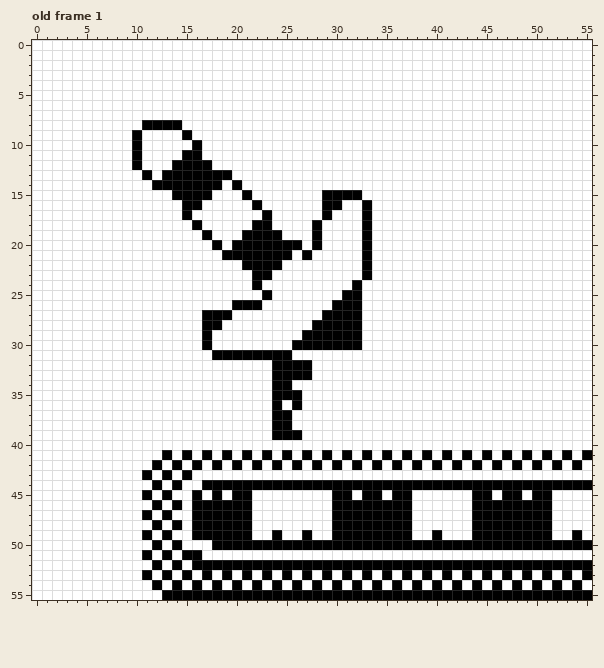
Pixel-art file: Art/level_select/level_thumbs.ase. That is the earlier state.
56x56 pixels, 5 frames. Shown: old frame 1. The commit also changed other frames, which this record leaves out.
New version:
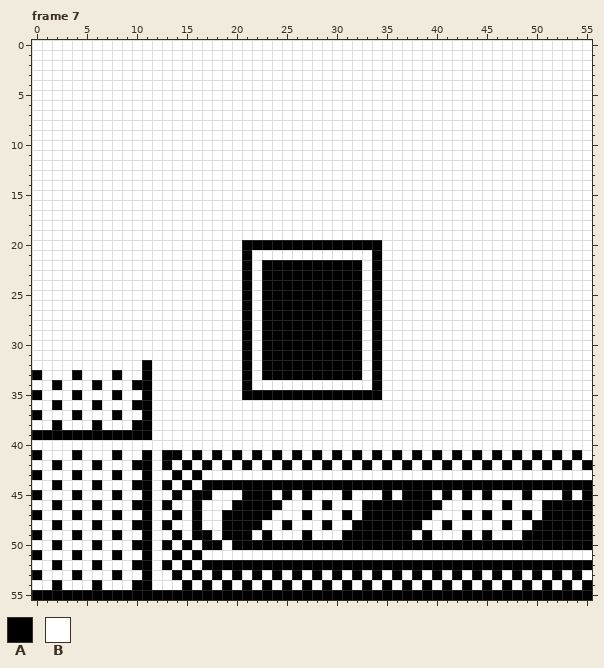
Palette (. is transparent): A #000000  B #ffffff
A new or re-ordered frame is compared with the old frame closest to it.
Edits made:
frames 5 -> 17
layer "Layer 1" added
Frame 7 is new; against old frame 1, layer "Layer 1":
y 8: x 11..14 AAAA -> BBBB
y 9: x 10 A -> B; x 15 A -> B
y 10: x 10 A -> B; x 16 A -> B
y 11: x 10 A -> B; x 15..16 AA -> BB
y 12: x 10 A -> B; x 14..17 AAAA -> BBBB
y 13: x 11 A -> B; x 13..19 AAAAAAA -> BBBBBBB
y 14: x 12..18 AAAAAAA -> BBBBBBB; x 20 A -> B
y 15: x 14..17 AAAA -> BBBB; x 21 A -> B; x 29..32 AAAA -> BBBB
y 16: x 15..16 AA -> BB; x 22 A -> B; x 29..30 AA -> BB; x 33 A -> B
y 17: x 15 A -> B; x 23 A -> B; x 29 A -> B; x 33 A -> B
y 18: x 16 A -> B; x 22..23 AA -> BB; x 28 A -> B; x 33 A -> B
y 19: x 17 A -> B; x 21..24 AAAA -> BBBB; x 28 A -> B; x 33 A -> B
y 20: x 18 A -> B; x 20 A -> B; x 27 B -> A; x 29..32 BBBB -> AAAA; x 34 B -> A
y 21: x 19..20 AA -> BB; x 22..25 AAAA -> BBBB; x 27 A -> B; x 33..34 AB -> BA
y 22: x 22 A -> B; x 25..34 BBBBBBBBAB -> AAAAAAAABA
y 23: x 21..22 BA -> AB; x 24..34 BBBBBBBBBAB -> AAAAAAAAABA
y 24: x 21..31 BABBBBBBBBB -> ABAAAAAAAAA; x 34 B -> A
y 25: x 21 B -> A; x 24..30 BBBBBBB -> AAAAAAA; x 34 B -> A
y 26: x 20 A -> B; x 22..29 ABBBBBBB -> BAAAAAAA; x 34 B -> A
y 27: x 17..19 AAA -> BBB; x 21 B -> A; x 23..28 BBBBBB -> AAAAAA; x 34 B -> A
y 28: x 17..18 AA -> BB; x 21 B -> A; x 23..27 BBBBB -> AAAAA; x 34 B -> A
y 29: x 17 A -> B; x 21 B -> A; x 23..26 BBBB -> AAAA; x 34 B -> A
y 30: x 17 A -> B; x 21 B -> A; x 23..25 BBB -> AAA; x 34 B -> A
y 31: x 18..20 AAA -> BBB; x 22 A -> B; x 26..32 BBBBBBB -> AAAAAAA; x 34 B -> A
y 32: x 11 B -> A; x 21 B -> A; x 23 B -> A; x 28..32 BBBBB -> AAAAA; x 34 B -> A
y 33: x 0 B -> A; x 4 B -> A; x 8 B -> A; x 11 B -> A; x 21 B -> A; x 23 B -> A; x 28..32 BBBBB -> AAAAA; x 34 B -> A
y 34: x 2 B -> A; x 6 B -> A; x 10..11 BB -> AA; x 21 B -> A; x 24..25 AA -> BB; x 34 B -> A
y 35: x 0 B -> A; x 4 B -> A; x 8 B -> A; x 11 B -> A; x 21..23 BBB -> AAA; x 27..34 BBBBBBBB -> AAAAAAAA
y 36: x 2 B -> A; x 6 B -> A; x 10..11 BB -> AA; x 24 A -> B; x 26 A -> B
y 37: x 0 B -> A; x 4 B -> A; x 8 B -> A; x 11 B -> A; x 24..25 AA -> BB
y 38: x 2 B -> A; x 6 B -> A; x 10..11 BB -> AA; x 24..25 AA -> BB
y 39: x 0..11 BBBBBBBBBBBB -> AAAAAAAAAAAA; x 24..26 AAA -> BBB
y 41: x 0 B -> A; x 4 B -> A; x 8 B -> A; x 11 B -> A; x 14..55 BABABABABABABABABABABABABABABABABABABABABA -> ABABABABABABABABABABABABABABABABABABABABAB
y 42: x 2 B -> A; x 6 B -> A; x 10..55 BBABABABABABABABABABABABABABABABABABABABABABAB -> AABABABABABABABABABABABABABABABABABABABABABABA
y 43: x 0 B -> A; x 4 B -> A; x 8 B -> A; x 13..16 ABAB -> BABA
y 44: x 2 B -> A; x 6 B -> A; x 10..15 BBABAB -> AABABA
y 45: x 0 B -> A; x 4 B -> A; x 8 B -> A; x 13..14 AB -> BA; x 17..18 BA -> AB; x 20 A -> B; x 22..23 BB -> AA; x 25 B -> A; x 27 B -> A; x 30 A -> B; x 33..36 AABA -> BBAB; x 38..39 BB -> AA; x 41 B -> A; x 43..44 BA -> AB; x 47..51 AABAA -> BBABB; x 53 B -> A; x 55 B -> A
y 46: x 2 B -> A; x 6 B -> A; x 10..14 BBABA -> AABAB; x 17..19 AAA -> BBB; x 22..24 BBB -> AAA; x 29..32 BAAA -> ABBB; x 38..40 BBB -> AAA; x 44..46 AAA -> BBB; x 48..50 AAA -> BBB; x 52..55 BBBB -> AAAA
y 47: x 0 B -> A; x 4 B -> A; x 8 B -> A; x 13..14 AB -> BA; x 17..18 AA -> BB; x 22..23 BB -> AA; x 27 B -> A; x 30 A -> B; x 32 A -> B; x 38..39 BB -> AA; x 43..44 BA -> AB; x 46..48 AAA -> BBB; x 50 A -> B; x 52..55 BBBB -> AAAA
y 48: x 2 B -> A; x 6 B -> A; x 10..14 BBABA -> AABAB; x 17..18 AA -> BB; x 22 B -> A; x 25 B -> A; x 29..31 BAA -> ABB; x 38 B -> A; x 41 B -> A; x 44..46 AAA -> BBB; x 48..49 AA -> BB; x 52..55 BBBB -> AAAA
y 49: x 0 B -> A; x 4 B -> A; x 8 B -> A; x 13..14 AB -> BA; x 18 A -> B; x 23..24 BA -> AB; x 30 A -> B; x 39..40 BA -> AB; x 43..44 BA -> AB; x 46..48 AAA -> BBB; x 52..53 BB -> AA; x 55 B -> A
y 50: x 2 B -> A; x 6 B -> A; x 10..15 BBABAB -> AABABA; x 17 B -> A; x 19 A -> B
y 51: x 0 B -> A; x 4 B -> A; x 8 B -> A; x 13..15 ABA -> BAB
y 52: x 2 B -> A; x 6 B -> A; x 10..16 BBABABA -> AABABAB
y 53: x 0 B -> A; x 4 B -> A; x 8 B -> A; x 13..55 ABABABABABABABABABABABABABABABABABABABABABA -> BABABABABABABABABABABABABABABABABABABABABAB
y 54: x 2 B -> A; x 6 B -> A; x 10..12 BBA -> AAB; x 14..55 ABABABABABABABABABABABABABABABABABABABABAB -> BABABABABABABABABABABABABABABABABABABABABA
y 55: x 0..12 BBBBBBBBBBBBB -> AAAAAAAAAAAAA
Where, in picture pixels (left, top, right, bottom), the same in both pictures:
changed: (32, 120, 592, 600)
